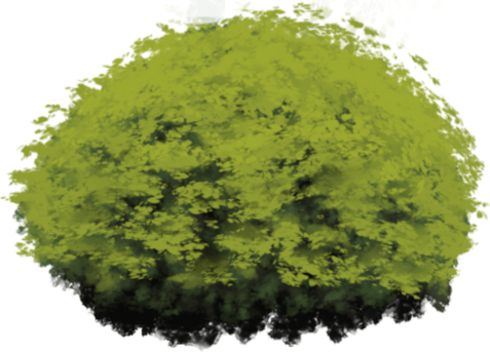
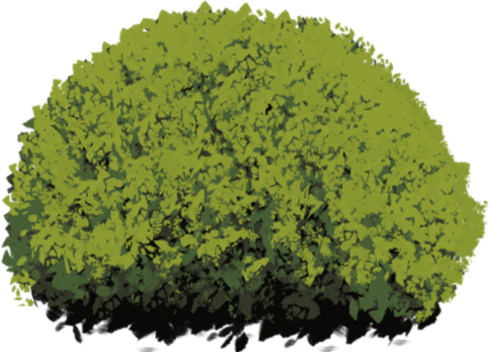
Before/after of a (490, 352) layered artwork. What changed in the layer stack:
added layer "Moita 2.png" above "mata atlântica_0_0_0_0 (1).png" over [0, 0, 490, 352]
hid "mata atlântica_0_0_0_0 (1).png", painted on it over [0, 0, 490, 352]
